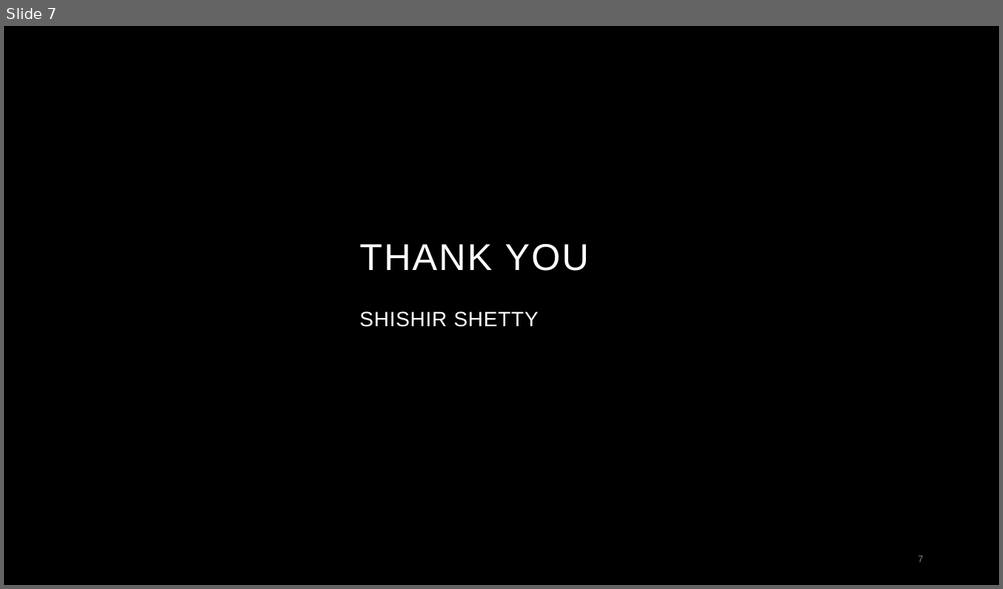
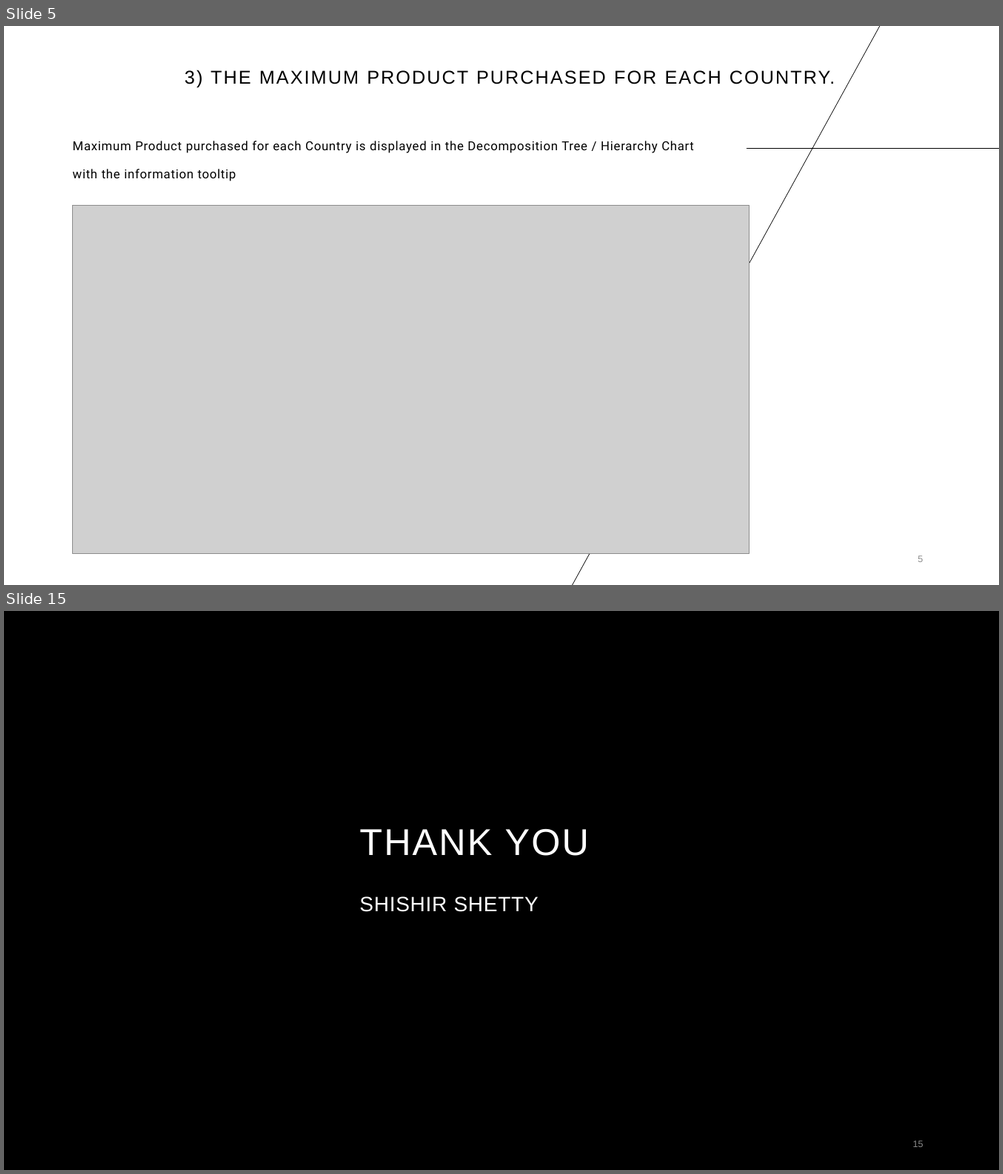
Before and after one commit to Shishir-Shetty/Assignment, a slide deck: PEI.pptx. Shown one above the other, each under a label of ours: slide 7 before the commit, slides 5 and 15 after it; the slides between them are not shown. The pictures are 1003x589 and 1003x1174 pixels, drawn with LibreOffice and Linux fonts; fonts in the diff are those of the drawing; grey boxes stand for pictures; background and template pictures are left out. Boxes give left, top, right and bottom in pixels: in the first picture for what was removed or moved away, otherwise in the second. Text is boxed around its words. In the diff, an @@ line names an element or a change of style, - is before the commit and + after.

```diff
--- a/PEI.pptx
+++ b/PEI.pptx
@@ slide 5 added at bbox=[4, 26, 999, 585], background #FFFFFF @@
@@ line added from (881, 26) to (571, 585), #000000 0.5 pt @@
@@ title added at bbox=[185, 70, 834, 88], 18 pt, text #000000 @@
+3) THE MAXIMUM PRODUCT PURCHASED FOR EACH COUNTRY.
@@ text added at bbox=[73, 141, 694, 181], 12 pt, text #000000 @@
+Maximum Product purchased for each Country is displayed in the Decomposition Tree / Hierarchy Chart
+with the information tooltip
@@ line added from (746, 148) to (999, 148), #000000 0.5 pt @@
@@ picture added at bbox=[73, 206, 749, 554] @@
@@ page number added at bbox=[917, 556, 922, 562], 9 pt, text #8C8C8C @@
+5
@@ what was slide 7 is now slide 15 @@
@@ page number at bbox=[913, 1141, 923, 1147]: text changed @@
-7
+15
```
Also in this commit, not shown: 4 slides changed, 7 other slides added.
